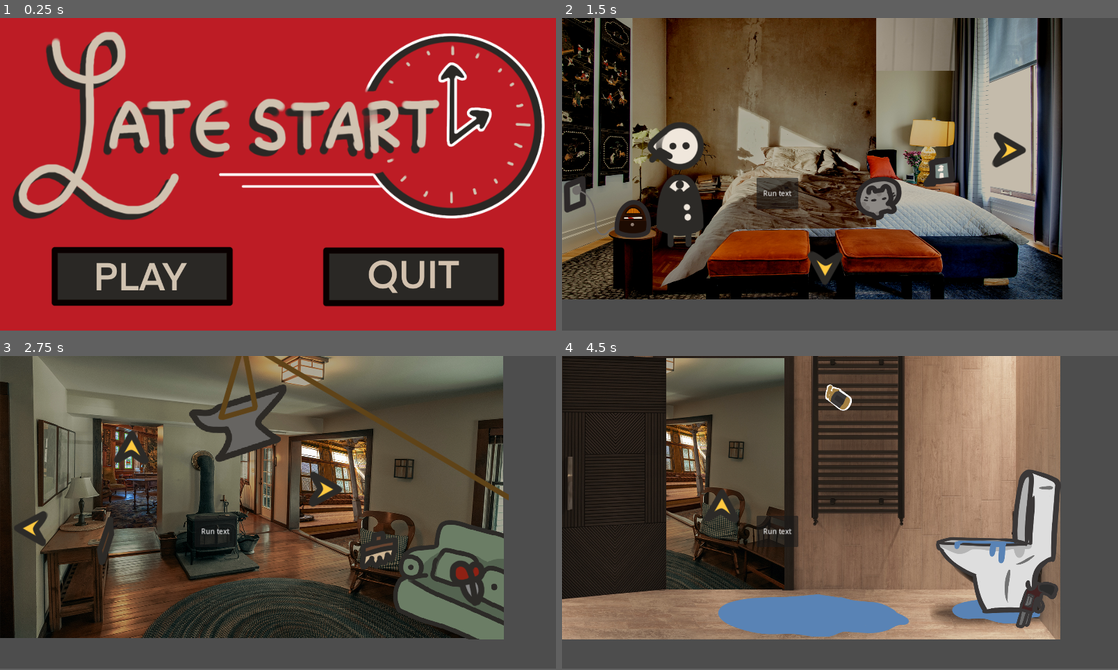
Above: before the commit, frames 1-4 (two rows, left to right).
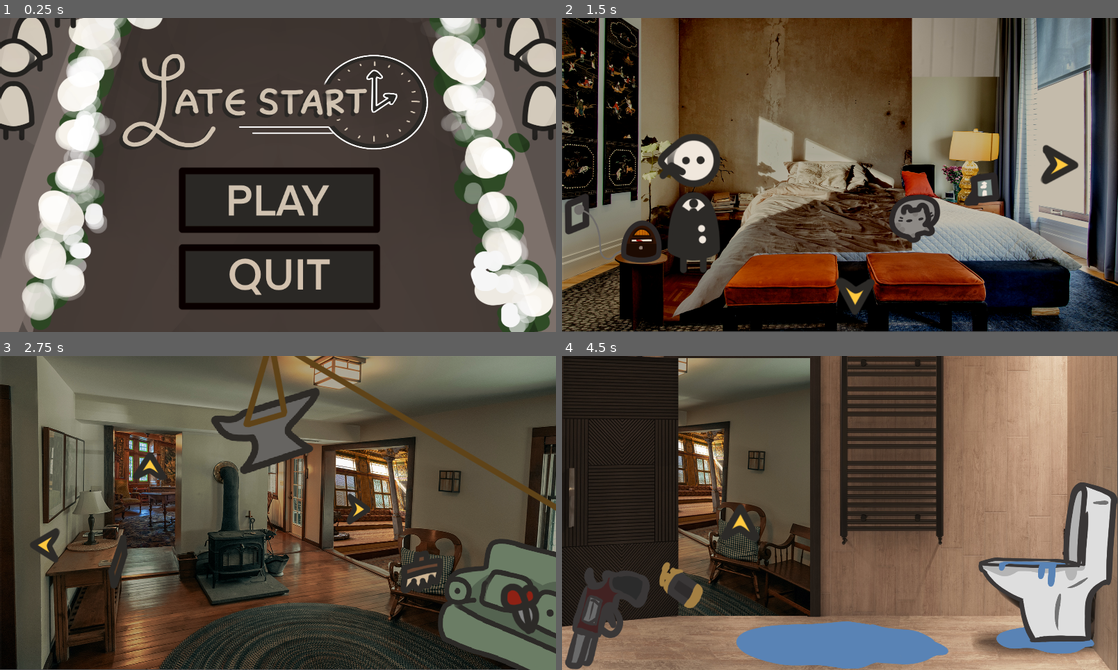
Above: after the commit, the same moments.

Repository: AstralSorcerer/Late-Start
Game: Godot game, scene res://Scenes/MainMenu.tscn
Two runs of this game, one before a commit and one after it. Both use one fixed random seed, a clock stepped at 60 frames per second and the inputs below. Video files are missing from this copy of the repository; at most half a second of black plays in their place.
Inputs (mouse positions are in pixels of both pictures, inside the frame that each line leads up to; where the layout moved, square brackets give the same spot in the first picture):
- Up to frame 1 (0.25 s): no input
- Up to frame 2 (1.5 s): click (840, 200) [706, 275] at 0.5 s; click (712, 127) [695, 109] at 1.25 s
- Up to frame 3 (2.75 s): click (294, 632) [261, 604] at 2 s
- Up to frame 4 (4.5 s): click (606, 544) [595, 528] at 2.75 s; click (1090, 629) [1034, 604] at 3.5 s; click (867, 399) [834, 396] at 4.25 s
In our replay, the window is 800x450 before the commit and 800x452 after it. These sizes can differ from the game's own. Grey fills any space a smaller window leaves; there, only what the larger window draws over its background counts as a difference.

The runs differ from the first frame. In frame 1, 94% of the frame differs, in the area x 0-100%, y 0-100%; in frame 2, 73%; in frame 3, 61%; in frame 4, 62%.

Commit message:
Added cutscenes and final assets

Diff:
--- a/LateStart/Scenes/Bathroom.tscn
+++ b/LateStart/Scenes/Bathroom.tscn
@@ -6,7 +6,7 @@
 [ext_resource type="Script" path="res://Scripts/UI/movement_button.gd" id="4_apdvv"]
 [ext_resource type="Texture2D" uid="uid://dbndvfytnln1" path="res://Assets/Bathroom/LighterUnlit.png" id="6_bgrdp"]
 [ext_resource type="Texture2D" uid="uid://27hxlo4y1uls" path="res://Assets/Bathroom/LighterLit.png" id="7_6tp20"]
-[ext_resource type="Script" path="res://Scripts/UI/item_button.gd" id="8_iwvrq"]
+[ext_resource type="Script" path="res://Scripts/UI/inventory_item.gd" id="7_waq7i"]
 [ext_resource type="Texture2D" uid="uid://ihr4vq1xc5bd" path="res://Assets/Bathroom/PistolUnlit.png" id="9_v07qy"]
 [ext_resource type="Texture2D" uid="uid://sq1ur1wavl11" path="res://Assets/Bathroom/PistolLit.png" id="10_32igi"]
 [ext_resource type="Texture2D" uid="uid://dn3fq0a2dpqoj" path="res://Assets/Bathroom/ToiletBrokenUnlit.png" id="11_6hoth"]
@@ -42,18 +42,8 @@
 scale = Vector2(0.607348, 0.586611)
 texture_normal = ExtResource("6_bgrdp")
 texture_hover = ExtResource("7_6tp20")
-script = ExtResource("8_iwvrq")
-
-[node name="Pistol" type="TextureButton" parent="."]
-z_index = 1
-offset_left = 1042.0
-offset_top = 510.0
-offset_right = 1230.0
-offset_bottom = 735.0
-scale = Vector2(0.555461, 0.522768)
-texture_normal = ExtResource("9_v07qy")
-texture_hover = ExtResource("10_32igi")
-script = ExtResource("8_iwvrq")
+script = ExtResource("7_waq7i")
+id = &"lighter"
 
 [node name="Toilet" type="TextureButton" parent="."]
 offset_left = 857.0
@@ -73,3 +63,17 @@
 scale = Vector2(0.895775, 0.702311)
 texture_normal = ExtResource("14_ntrt2")
 texture_hover = ExtResource("15_8t415")
+
+[node name="CanvasLayer" type="CanvasLayer" parent="."]
+
+[node name="Pistol" type="TextureButton" parent="CanvasLayer"]
+z_index = 3
+offset_left = 1042.0
+offset_top = 510.0
+offset_right = 1230.0
+offset_bottom = 735.0
+scale = Vector2(0.555461, 0.522768)
+texture_normal = ExtResource("9_v07qy")
+texture_hover = ExtResource("10_32igi")
+script = ExtResource("7_waq7i")
+id = &"pistol"
--- a/LateStart/Scenes/Bedroom.tscn
+++ b/LateStart/Scenes/Bedroom.tscn
@@ -21,30 +21,6 @@
 position = Vector2(576, 324)
 scale = Vector2(0.8, 0.72)
 texture = ExtResource("1_wffaj")
-
-[node name="ToLivingRoom" type="TextureButton" parent="."]
-layout_mode = 0
-offset_left = 557.0
-offset_top = 619.0
-offset_right = 646.0
-offset_bottom = 717.0
-rotation = -1.5747
-texture_normal = ExtResource("2_ye85m")
-texture_hover = ExtResource("3_e51kv")
-script = ExtResource("4_53ncl")
-target = "res://Scenes/LivingRoom.tscn"
-
-[node name="ToBalcony" type="TextureButton" parent="."]
-layout_mode = 0
-offset_left = 1072.0
-offset_top = 353.0
-offset_right = 1161.0
-offset_bottom = 451.0
-rotation = -3.13791
-texture_normal = ExtResource("2_ye85m")
-texture_hover = ExtResource("3_e51kv")
-script = ExtResource("4_53ncl")
-target = "res://Scenes/Balcony.tscn"
 
 [node name="Radio" type="TextureButton" parent="."]
 layout_mode = 0
@@ -74,3 +50,27 @@
 [node name="Butler" type="Sprite2D" parent="."]
 position = Vector2(263, 383)
 texture = ExtResource("11_c5toh")
+
+[node name="CanvasLayer" type="CanvasLayer" parent="."]
+
+[node name="ToLivingRoom" type="TextureButton" parent="CanvasLayer"]
+offset_left = 557.0
+offset_top = 619.0
+offset_right = 646.0
+offset_bottom = 717.0
+rotation = -1.5747
+texture_normal = ExtResource("2_ye85m")
+texture_hover = ExtResource("3_e51kv")
+script = ExtResource("4_53ncl")
+target = "res://Scenes/LivingRoom.tscn"
+
+[node name="ToBalcony" type="TextureButton" parent="CanvasLayer"]
+offset_left = 1072.0
+offset_top = 353.0
+offset_right = 1161.0
+offset_bottom = 451.0
+rotation = -3.13791
+texture_normal = ExtResource("2_ye85m")
+texture_hover = ExtResource("3_e51kv")
+script = ExtResource("4_53ncl")
+target = "res://Scenes/Balcony.tscn"
--- /dev/null
+++ b/LateStart/Scenes/Cutscene.tscn
@@ -0,0 +1,35 @@
+[gd_scene load_steps=4 format=3 uid="uid://0dohy5kw6g45"]
+
+[ext_resource type="VideoStream" path="res://Videos/OpeningScene.ogv" id="1_amrtb"]
+[ext_resource type="Script" path="res://Scripts/Cutscenes.gd" id="2_25idw"]
+[ext_resource type="VideoStream" path="res://Videos/DealWithDevil_1.ogv" id="2_vcdff"]
+
+[node name="Cutscene" type="Node2D"]
+
+[node name="OpeningScene" type="VideoStreamPlayer" parent="." node_paths=PackedStringArray("secondVideo")]
+visibility_layer = 512
+offset_left = 385.0
+offset_top = 2.0
+offset_right = 737.0
+offset_bottom = 642.0
+scale = Vector2(1.19818, 1.01523)
+stream = ExtResource("1_amrtb")
+autoplay = true
+expand = true
+script = ExtResource("2_25idw")
+secondVideo = NodePath("../DealWithDevil")
+
+[node name="ColorRect" type="ColorRect" parent="."]
+z_index = -100
+offset_right = 40.0
+offset_bottom = 40.0
+scale = Vector2(28.8693, 16.4791)
+color = Color(0, 0, 0, 1)
+
+[node name="DealWithDevil" type="VideoStreamPlayer" parent="."]
+offset_right = 40.0
+offset_bottom = 40.0
+scale = Vector2(1.80046, 1.77197)
+stream = ExtResource("2_vcdff")
+paused = true
+script = ExtResource("2_25idw")
--- a/LateStart/Scenes/DiningRoom.tscn
+++ b/LateStart/Scenes/DiningRoom.tscn
@@ -5,7 +5,7 @@
 [ext_resource type="Texture2D" uid="uid://byl67px7bmd5q" path="res://Assets/DiningRoom/DiningRoomBackground.png" id="3_fppjq"]
 [ext_resource type="Texture2D" uid="uid://dtr6r57o4414t" path="res://Assets/DiningRoom/MopHandleUnlit.png" id="4_4e1i7"]
 [ext_resource type="Texture2D" uid="uid://ccxgdw5q15rwu" path="res://Assets/DiningRoom/MopHandleLit.png" id="5_2j4yb"]
-[ext_resource type="Script" path="res://Scripts/UI/item_button.gd" id="6_fl30i"]
+[ext_resource type="Script" path="res://Scripts/UI/inventory_item.gd" id="6_v45fu"]
 [ext_resource type="Texture2D" uid="uid://bsdicg1fvxypg" path="res://Assets/DiningRoom/GasPipeUnlit.png" id="7_6ibhf"]
 [ext_resource type="Texture2D" uid="uid://ca83vdou8x556" path="res://Assets/DiningRoom/GasPipeLit.png" id="8_hvpen"]
 [ext_resource type="Texture2D" uid="uid://cy3er3lh0c7ir" path="res://Assets/UI/MoveArrow.png" id="9_v814t"]
@@ -44,7 +44,8 @@
 scale = Vector2(0.887714, 0.895946)
 texture_normal = ExtResource("4_4e1i7")
 texture_hover = ExtResource("5_2j4yb")
-script = ExtResource("6_fl30i")
+script = ExtResource("6_v45fu")
+id = &"mop handle"
 
 [node name="Pipe" type="TextureButton" parent="."]
 layout_mode = 0
@@ -55,8 +56,9 @@
 texture_normal = ExtResource("7_6ibhf")
 texture_hover = ExtResource("8_hvpen")
 
-[node name="ToKitchenButton" type="TextureButton" parent="."]
-layout_mode = 0
+[node name="CanvasLayer" type="CanvasLayer" parent="."]
+
+[node name="ToKitchenButton" type="TextureButton" parent="CanvasLayer"]
 offset_left = 583.0
 offset_top = 633.0
 offset_right = 672.0
--- a/LateStart/Scenes/Kitchen.tscn
+++ b/LateStart/Scenes/Kitchen.tscn
@@ -16,6 +16,7 @@
 [ext_resource type="Texture2D" uid="uid://chx2kenbpef2g" path="res://Assets/Kitchen/FridgeLit.png" id="14_x5f6w"]
 [ext_resource type="Texture2D" uid="uid://dgc6n5lkt00dq" path="res://Assets/Kitchen/KnifeUnlit.png" id="15_2aqit"]
 [ext_resource type="Texture2D" uid="uid://bok3wkk4okp55" path="res://Assets/Kitchen/KnifeLit.png" id="16_cmtp6"]
+[ext_resource type="Script" path="res://Scripts/UI/inventory_item.gd" id="17_dwk4t"]
 [ext_resource type="Texture2D" uid="uid://cy3er3lh0c7ir" path="res://Assets/UI/MoveArrow.png" id="17_mmyfm"]
 [ext_resource type="Texture2D" uid="uid://cnibvik1y41r8" path="res://Assets/UI/MoveArrowHover.png" id="18_bma46"]
 [ext_resource type="Script" path="res://Scripts/UI/movement_button.gd" id="19_8oryo"]
@@ -61,7 +62,7 @@
 [node name="KitchenBackdrop" type="Sprite2D" parent="."]
 z_index = -100
 position = Vector2(574.5, 322.5)
-scale = Vector2(0.799305, 0.707778)
+scale = Vector2(0.802993, 0.719861)
 texture = ExtResource("9_in0o8")
 
 [node name="TrashCan" type="TextureButton" parent="."]
@@ -90,15 +91,17 @@
 offset_top = 354.0
 offset_right = 597.0
 offset_bottom = 482.0
-scale = Vector2(0.903885, 0.546654)
+scale = Vector2(0.983355, 0.832269)
 texture_normal = ExtResource("15_2aqit")
 texture_hover = ExtResource("16_cmtp6")
+script = ExtResource("17_dwk4t")
+id = &"knife"
 
 [node name="ToLivingRoomButton" type="TextureButton" parent="."]
 offset_left = 11.0
-offset_top = 502.0
+offset_top = 184.0
 offset_right = 100.0
-offset_bottom = 600.0
+offset_bottom = 282.0
 texture_normal = ExtResource("17_mmyfm")
 texture_hover = ExtResource("18_bma46")
 script = ExtResource("19_8oryo")
--- a/LateStart/Scenes/LivingRoom.tscn
+++ b/LateStart/Scenes/LivingRoom.tscn
@@ -100,31 +100,36 @@
 script = ExtResource("10_ja3bv")
 id = &"broom head"
 
-[node name="ToBedroomButton" parent="." instance=ExtResource("16_nnakw")]
-layout_mode = 1
+[node name="CanvasLayer" type="CanvasLayer" parent="."]
+
+[node name="ToBedroomButton" parent="CanvasLayer" instance=ExtResource("16_nnakw")]
 offset_left = 352.0
 offset_top = 168.0
 offset_right = 441.0
 offset_bottom = 266.0
 rotation = 1.57079
+scale = Vector2(0.0992266, 0.114845)
+stretch_mode = 5
 target = "res://Scenes/Bedroom.tscn"
 
-[node name="ToBathroomButton" parent="." instance=ExtResource("16_nnakw")]
-layout_mode = 1
+[node name="ToBathroomButton" parent="CanvasLayer" instance=ExtResource("16_nnakw")]
 offset_left = 28.0
 offset_top = 348.0
 offset_right = 117.0
 offset_bottom = 446.0
 rotation = 0.00542462
+scale = Vector2(0.104587, 0.116205)
+stretch_mode = 5
 target = "res://Scenes/Bathroom.tscn"
 
-[node name="ToKitchenButton" parent="." instance=ExtResource("16_nnakw")]
-layout_mode = 1
+[node name="ToKitchenButton" parent="CanvasLayer" instance=ExtResource("16_nnakw")]
 offset_left = 792.0
 offset_top = 356.0
 offset_right = 881.0
 offset_bottom = 454.0
 rotation = 3.14177
+scale = Vector2(0.0840048, 0.103827)
+stretch_mode = 5
 target = "res://Scenes/Kitchen.tscn"
 
 [connection signal="pressed" from="Rope" to="Anvil" method="_on_rope_cut"]
--- a/LateStart/Scenes/Main UI.tscn
+++ b/LateStart/Scenes/Main UI.tscn
@@ -47,6 +47,7 @@
 offset_bottom = 296.0
 grow_horizontal = 2
 grow_vertical = 2
+scale = Vector2(1.12262, 1.23442)
 script = ExtResource("4_q0vnc")
 
 [node name="Label" type="Label" parent="TextBox"]
@@ -60,6 +61,7 @@
 vertical_alignment = 1
 
 [node name="Button" type="Button" parent="."]
+visible = false
 layout_mode = 0
 offset_left = 448.0
 offset_top = 368.0
--- a/LateStart/Scenes/MainMenu.tscn
+++ b/LateStart/Scenes/MainMenu.tscn
@@ -6,41 +6,40 @@
 [ext_resource type="Texture2D" uid="uid://1khbouymi7vl" path="res://Assets/UI/PlayLit.png" id="2_ty8o0"]
 [ext_resource type="Texture2D" uid="uid://cnfj8f0q51ndq" path="res://Assets/UI/QuitUnlit.png" id="4_wfkar"]
 [ext_resource type="Texture2D" uid="uid://byyf1ns0s7dnp" path="res://Assets/UI/QuitLit.png" id="5_xa3g4"]
+[ext_resource type="Texture2D" uid="uid://c6q41pxmwmpff" path="res://Assets/UI/TitleBackground.png" id="6_cpu3a"]
 
 [node name="Node2D" type="Control"]
 layout_mode = 3
 anchors_preset = 0
 
-[node name="ColorRect" type="ColorRect" parent="."]
-layout_mode = 0
-offset_right = 1280.0
-offset_bottom = 720.0
-color = Color(0.741176, 0.109804, 0.145098, 1)
-
-[node name="TextureRect" type="TextureRect" parent="."]
-layout_mode = 1
-offset_left = 4.0
-offset_right = 1278.0
-offset_bottom = 496.0
-mouse_filter = 2
-texture = ExtResource("1_fv70b")
-
 [node name="PlayButton" type="TextureButton" parent="."]
 layout_mode = 1
-offset_left = 104.0
-offset_top = 512.0
-offset_right = 549.0
-offset_bottom = 677.0
+offset_left = 354.0
+offset_top = 294.0
+offset_right = 799.0
+offset_bottom = 459.0
 texture_normal = ExtResource("1_7gnt6")
 texture_hover = ExtResource("2_ty8o0")
 script = ExtResource("1_g40p4")
 
 [node name="QuitButton" type="TextureButton" parent="."]
-offset_left = 732.0
-offset_top = 515.0
-offset_right = 1175.0
-offset_bottom = 677.0
+layout_mode = 0
+offset_left = 357.0
+offset_top = 455.0
+offset_right = 800.0
+offset_bottom = 617.0
 texture_normal = ExtResource("4_wfkar")
 texture_hover = ExtResource("5_xa3g4")
 
+[node name="TitleBackground" type="Sprite2D" parent="."]
+z_index = -100
+position = Vector2(575, 328)
+scale = Vector2(0.801869, 0.733039)
+texture = ExtResource("6_cpu3a")
+
+[node name="Title" type="Sprite2D" parent="."]
+position = Vector2(565, 174)
+scale = Vector2(0.696994, 0.612543)
+texture = ExtResource("1_fv70b")
+
 [connection signal="pressed" from="PlayButton" to="PlayButton" method="Play"]
--- a/LateStart/Scripts/Buttons.gd
+++ b/LateStart/Scripts/Buttons.gd
@@ -1,7 +1,7 @@
 extends TextureButton
 
 func Play():
-	get_tree().change_scene_to_file("res://Scenes/Main UI.tscn");
+	get_tree().change_scene_to_file("res://Scenes/Cutscene.tscn");
 
 func Quit():
 	get_tree().quit();
--- /dev/null
+++ b/LateStart/Scripts/Cutscenes.gd
@@ -0,0 +1,12 @@
+extends VideoStreamPlayer
+
+@export var secondVideo: VideoStreamPlayer
+
+func _process(delta):
+	if (!is_playing() && !paused):
+		if (secondVideo == null):
+			get_tree().change_scene_to_file("res://Scenes/Main UI.tscn");
+		else:
+			secondVideo.play()
+			secondVideo.paused = false
+			queue_free()
--- a/LateStart/Scripts/TextBox.gd
+++ b/LateStart/Scripts/TextBox.gd
@@ -22,7 +22,7 @@
 		processTimer = 0
 		if (label.text.length() == textFinal.length()):
 			textFinished = true
-	if ((Input.is_action_pressed("MouseClick") || Input.is_action_just_released("SpaceBar")) && textFinished):
+	if ((Input.is_action_pressed("MouseClick") || Input.is_action_pressed("SpaceBar")) && textFinished):
 		if (currentTextLine < textLinesGlobal.size() - 1):
 			processTimer = 0
 			currentTextLine += 1
--- a/LateStart/Scripts/UI/inventory_item.gd
+++ b/LateStart/Scripts/UI/inventory_item.gd
@@ -26,6 +26,11 @@
 		inventory.add_item(self)
 
 
+func _process(delta):
+	if (Input.is_action_pressed("Escape")):
+		var ui := get_tree().current_scene as UI
+		ui.held_item = ""
+		Input.set_custom_mouse_cursor(null)
 
 #func _get_drag_data(_at_position: Vector2) -> Variant:
 #	if not _inventory:
--- a/LateStart/project.godot
+++ b/LateStart/project.godot
@@ -21,8 +21,8 @@
 
 [display]
 
-window/size/viewport_width=1280
-window/size/viewport_height=720
+window/size/viewport_width=1150
+window/size/viewport_height=650
 window/stretch/mode="canvas_items"
 
 [dotnet]
@@ -41,6 +41,16 @@
 "events": [Object(InputEventKey,"resource_local_to_scene":false,"resource_name":"","device":0,"window_id":0,"alt_pressed":false,"shift_pressed":false,"ctrl_pressed":false,"meta_pressed":false,"pressed":false,"keycode":0,"physical_keycode":32,"key_label":0,"unicode":0,"echo":false,"script":null)
 ]
 }
+Escape={
+"deadzone": 0.5,
+"events": [Object(InputEventKey,"resource_local_to_scene":false,"resource_name":"","device":0,"window_id":0,"alt_pressed":false,"shift_pressed":false,"ctrl_pressed":false,"meta_pressed":false,"pressed":false,"keycode":0,"physical_keycode":4194305,"key_label":0,"unicode":0,"echo":false,"script":null)
+]
+}
+
+[layer_names]
+
+2d_render/layer_1="UI"
+2d_render/layer_2="UI_2"
 
 [rendering]
 
Binary file added: LateStart/Assets/Balcony/DeathBalcony.png
Not shown, added: LateStart/Assets/Balcony/DeathBalcony.png.import
Binary file added: LateStart/Assets/Bathroom/DeathBathroom.png
Not shown, added: LateStart/Assets/Bathroom/DeathBathroom.png.import
Binary file added: LateStart/Assets/BedroomAssets/DeathBedroom.png
Not shown, added: LateStart/Assets/BedroomAssets/DeathBedroom.png.import
Binary file added: LateStart/Assets/DiningRoom/DeathDiningRoom.png
Not shown, added: LateStart/Assets/DiningRoom/DeathDiningRoom.png.import
Binary file added: LateStart/Assets/Kitchen/DeathKitchen.png
Not shown, added: LateStart/Assets/Kitchen/DeathKitchen.png.import
Binary file added: LateStart/Assets/LivingRoom/DeathLivingRoom.png
Not shown, added: LateStart/Assets/LivingRoom/DeathLivingRoom.png.import
(and 14 more such lines)
